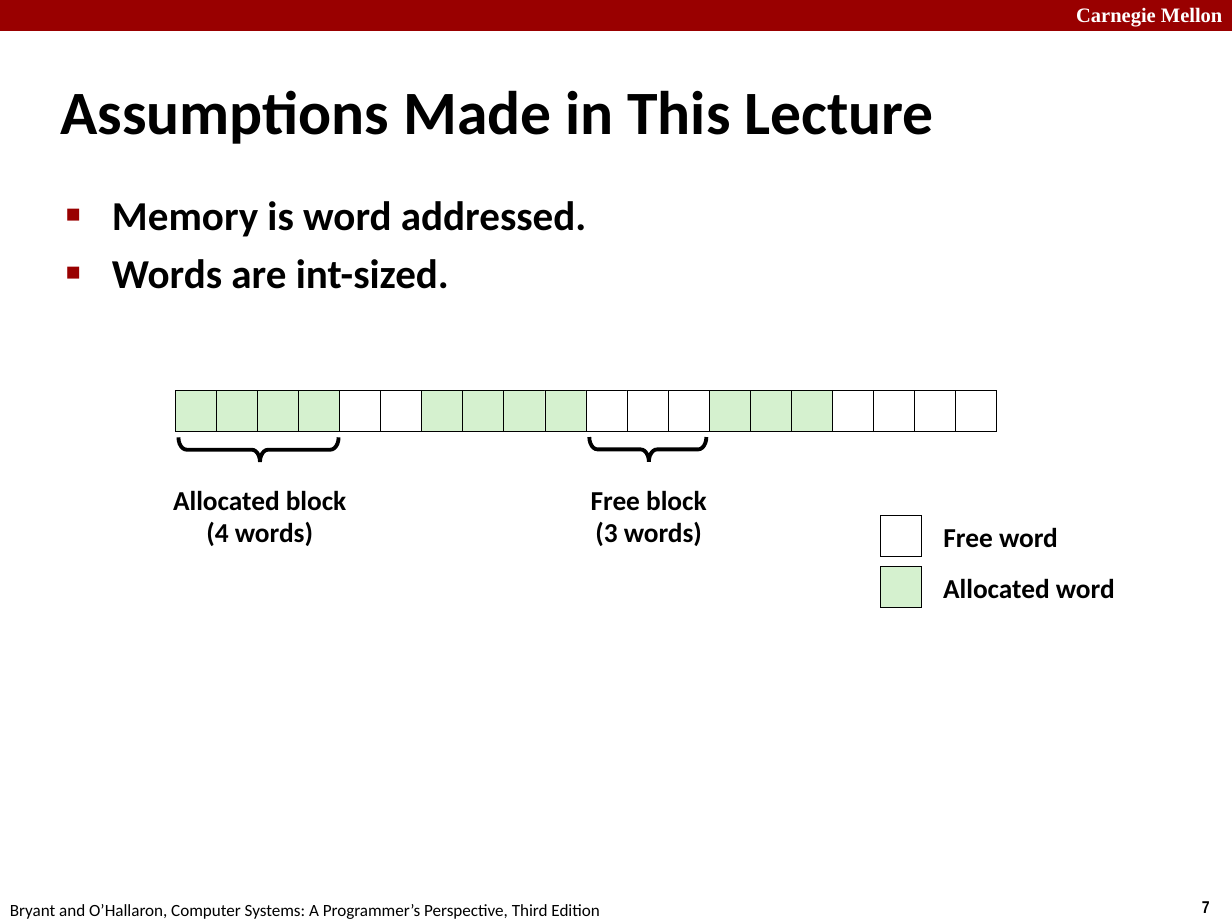
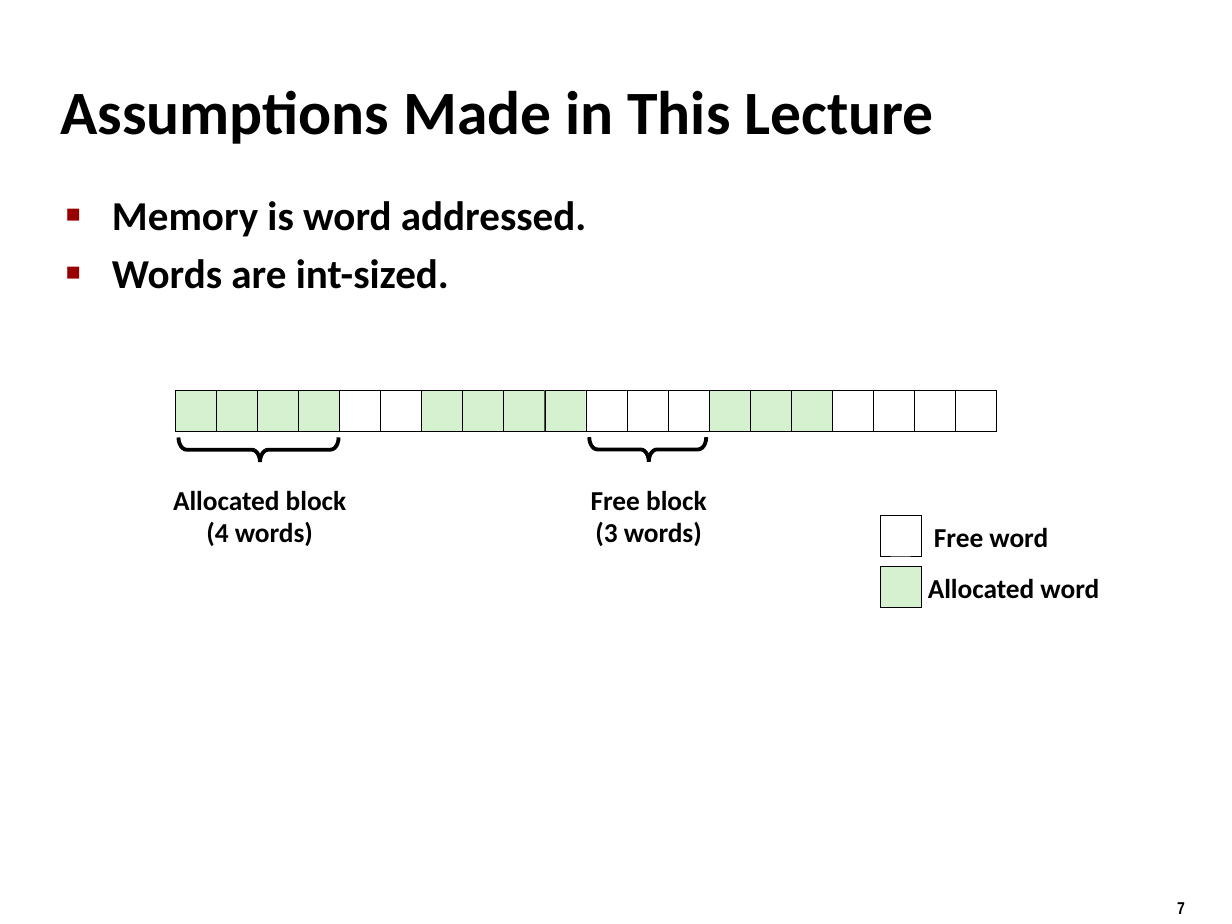
Before and after one commit to tntech-ngin/F24-CSC2770, a slide deck: slide 7 of docs/lectures_source/lectures/originals/19-malloc-basic.pptx. Drawn at 1232x924 pixels with LibreOffice and Linux fonts; fonts in the diff are those of the drawing. Boxes give left, top, right and bottom in pixels: in the first picture for what was removed or moved away, otherwise in the second. Text is boxed around its words. In the diff, an @@ line names an element or a change of style, - is before the commit and + after.

```diff
--- a/docs/lectures_source/lectures/originals/19-malloc-basic.pptx
+++ b/docs/lectures_source/lectures/originals/19-malloc-basic.pptx
@@ rectangle removed at (0,0,1232,31) @@
@@ text removed at (1076,7,1222,27) @@
-Carnegie Mellon
@@ text "Free word": place and size @@
-text "Free word" at (943,527,1058,548)
+text "Free word" at (934,527,1048,548)
@@ text "Allocated word": place and size @@
-text "Allocated word" at (943,578,1115,599)
+text "Allocated word" at (928,578,1099,599)
@@ page number: place and size @@
-page number at (1202,901,1210,913)
+page number at (1177,902,1185,914)
@@ text removed at (10,904,599,919) @@
-Bryant and O’Hallaron, Computer Systems: A Programmer’s Perspective, Third Edition
```
Also in this commit, not shown: 32 other slides changed, 43 other files.
